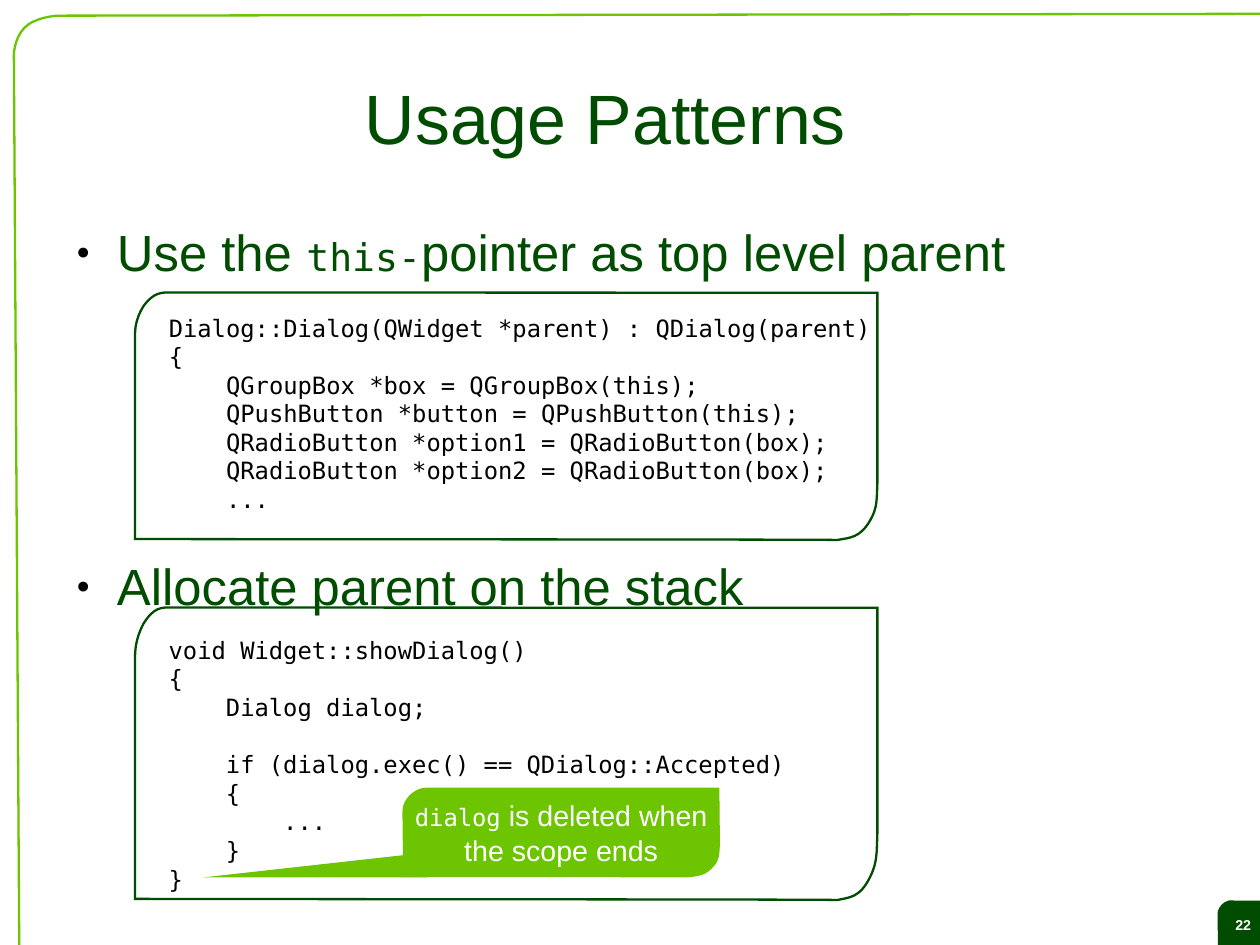
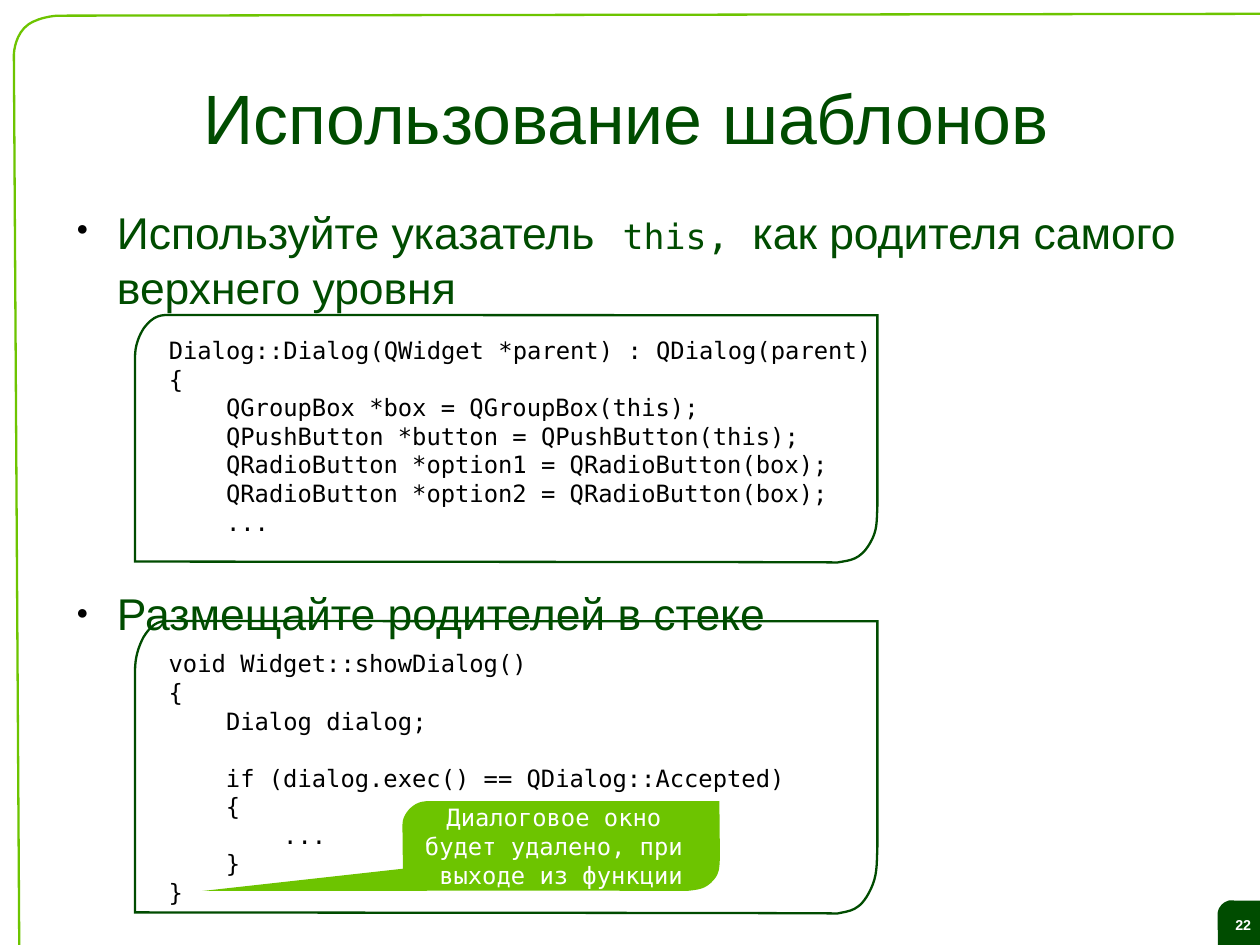
Before and after one commit to saa/qecm, a slide deck: slide 22 of Lectures and Exercises/L02 - The Qt object model and the signal slot concept/L2 Slides.odp. Drawn at 1260x945 pixels with LibreOffice and Linux fonts; fonts in the diff are those of the drawing; background and template pictures are left out. Boxes give left, top, right and bottom in pixels: in the first picture for what was removed or moved away, otherwise in the second. Text is boxed around its words. In the diff, an @@ line names an element or a change of style, - is before the commit and + after.

```diff
--- a/Lectures and Exercises/L02 - The Qt object model and the signal slot concept/L2 Slides.odp
+++ b/Lectures and Exercises/L02 - The Qt object model and the signal slot concept/L2 Slides.odp
@@ title at (x1=204, y1=93, x2=1048, y2=145): text changed @@
-Usage Patterns
+Использование шаблонов
@@ text at (x1=117, y1=216, x2=1176, y2=639): text changed; size 32 to 28 pt @@
-● Use the this-pointer as top level parent
-● Allocate parent on the stack
+● Используйте указатель this, как родителя самого верхнего уровня
+● Размещайте родителей в стеке
@@ freeform shape moved from (x1=135, y1=293, x2=878, y2=541) to (x1=135, y1=316, x2=878, y2=564) @@
@@ text "Dialog::Dialog(QWidget *parent) : QDialog(parent)" moved from (x1=169, y1=318, x2=871, y2=484) to (x1=169, y1=340, x2=871, y2=507) @@
@@ 2 freeform shapes, 1 text moved together from (x1=135, y1=607, x2=878, y2=900) to (x1=135, y1=621, x2=878, y2=914) @@
@@ freeform shape removed at (x1=402, y1=788, x2=720, y2=878) @@
-dialog is deleted when
-the scope ends
@@ freeform shape added at (x1=402, y1=802, x2=720, y2=892), fill #6DC400, 15 pt, text #FFFFFF @@
+Диалоговое окно
+будет удалено, при
+выходе из функции
```
Also in this commit, not shown: 39 other slides changed, 19 slides added, 19 slides removed, 1 other file.
